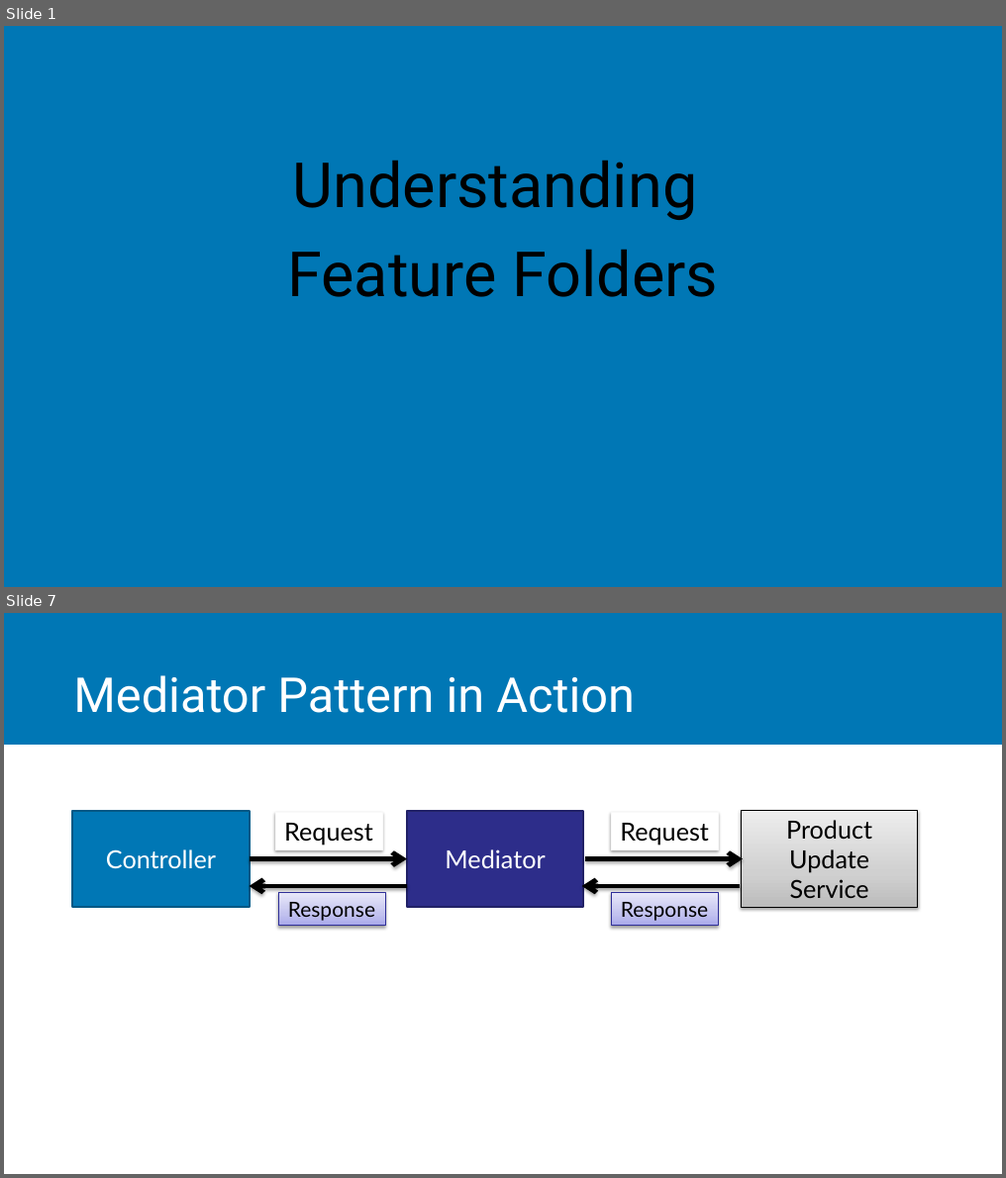
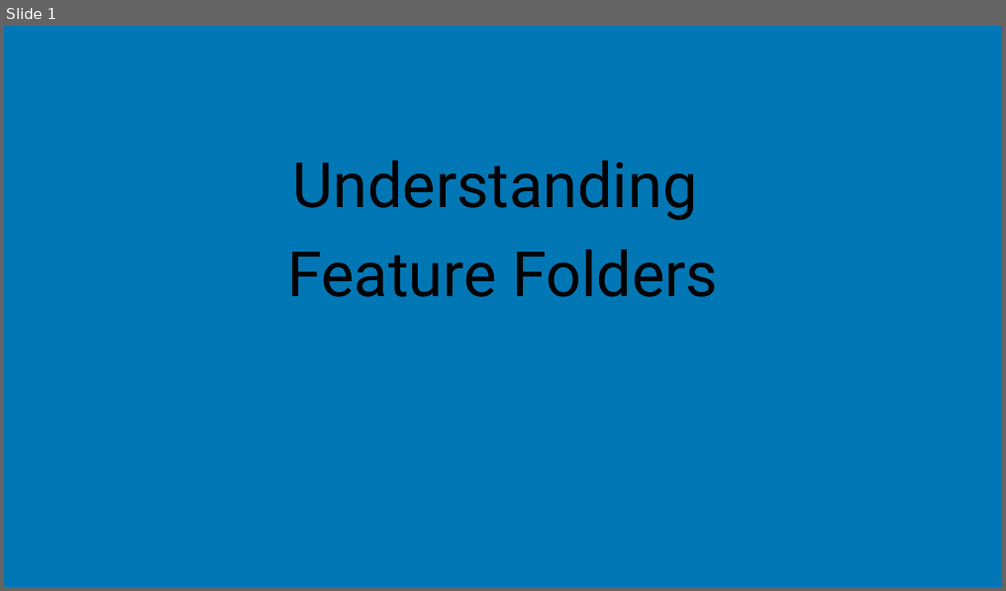
Before and after one commit to jchadwick/CustomizingAspNetMvc, a slide deck: 07_01-FeatureFolders.pptx. Shown one above the other, each under a label of ours: slides 1 and 7 before the commit, slide 1 after it; the slides between them are not shown. The pictures are 1006x1178 and 1006x591 pixels, drawn with LibreOffice and Linux fonts; fonts in the diff are those of the drawing. Boxes give left, top, right and bottom in pixels: in the first picture for what was removed or moved away, otherwise in the second. Text is boxed around its words. In the diff, an @@ line names an element or a change of style, - is before the commit and + after.

```diff
--- a/07_01-FeatureFolders.pptx
+++ b/07_01-FeatureFolders.pptx
@@ slide 7 removed at <box>4,613,1002,1174</box>, background #FFFFFF @@
@@ rectangle removed at <box>4,613,1002,745</box> @@
@@ title removed at <box>73,675,635,713</box> @@
-Mediator Pattern in Action
@@ rectangle removed at <box>73,811,250,908</box> @@
-Controller
@@ rectangle removed at <box>275,812,383,850</box> @@
-Request
@@ rectangle removed at <box>407,811,583,908</box> @@
-Mediator
@@ rectangle removed at <box>611,812,718,850</box> @@
-Request
@@ rectangle removed at <box>742,811,918,907</box> @@
-Product Update Service
@@ arrow removed from (250, 860) to (407, 860) @@
@@ arrow removed from (585, 860) to (743, 860) @@
@@ arrow removed from (407, 886) to (249, 886) @@
@@ rectangle removed at <box>279,893,386,926</box> @@
-Response
@@ arrow removed from (740, 886) to (582, 886) @@
@@ rectangle removed at <box>611,893,718,926</box> @@
-Response
```
Also in this commit, not shown: 6 slides added, 7 other slides removed, 1 other file.
